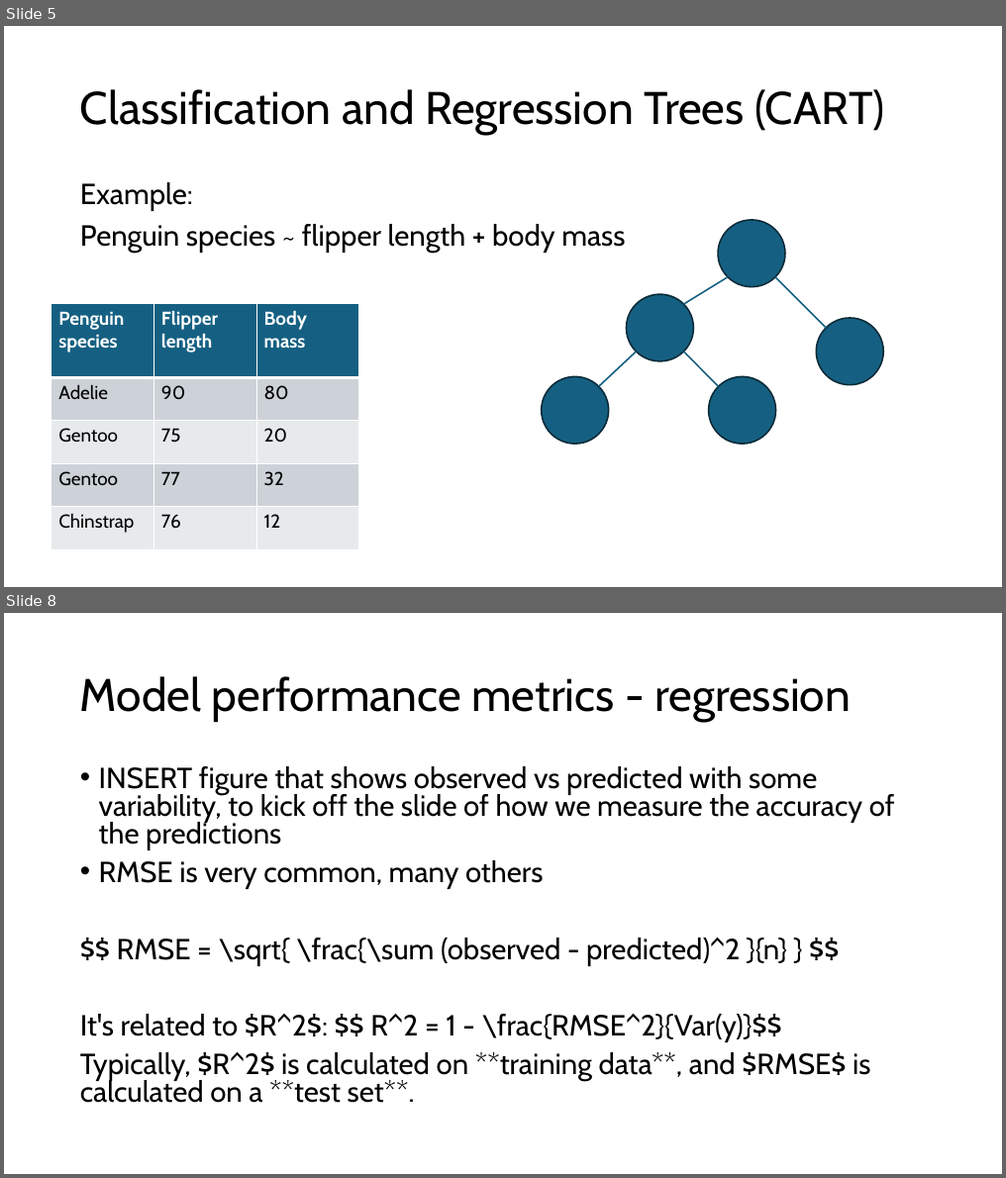
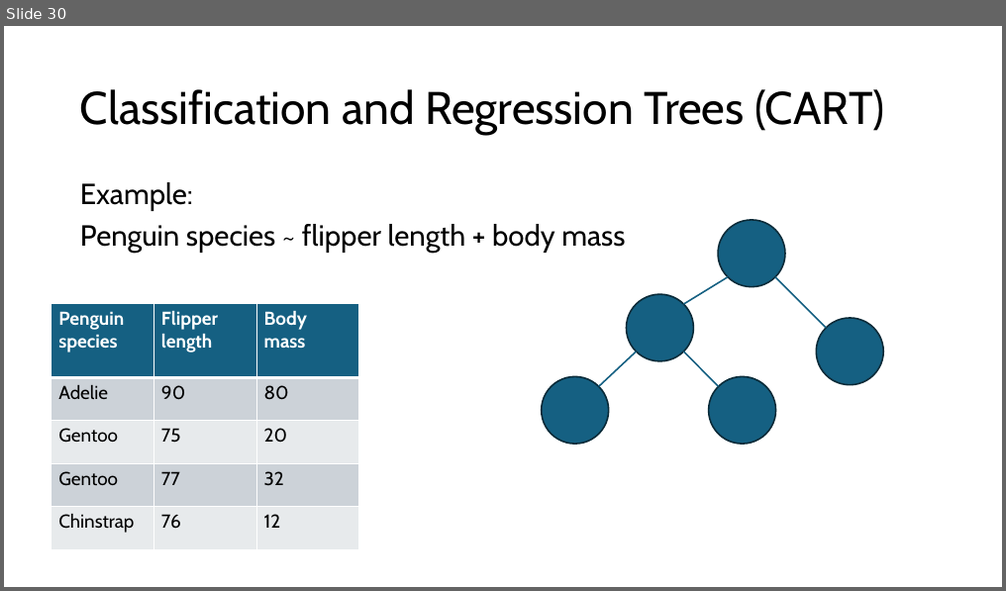
Before and after one commit to grantvagle/ml_methods_workshop, a slide deck: slides/02_model_eval_cv.pptx. Shown one above the other, each under a label of ours: slides 5 and 8 before the commit, slide 30 after it; the slides between them are not shown. The pictures are 1006x1178 and 1006x591 pixels, drawn with LibreOffice and Linux fonts; fonts in the diff are those of the drawing. Boxes give left, top, right and bottom in pixels: in the first picture for what was removed or moved away, otherwise in the second. Text is boxed around its words. In the diff, an @@ line names an element or a change of style, - is before the commit and + after.

```diff
--- a/slides/02_model_eval_cv.pptx
+++ b/slides/02_model_eval_cv.pptx
@@ slide 8 removed at bbox=[4, 613, 1002, 1174], background #FFFFFF @@
@@ title removed at bbox=[80, 676, 850, 722] @@
-Model performance metrics - regression
@@ text removed at bbox=[80, 766, 895, 1103] @@
-• INSERT figure that shows observed vs predicted with some variability, to kick off the slide of how we measure the accuracy of the predictions
-• RMSE is very common, many others
-$$ RMSE = \sqrt{ \frac{\sum (observed - predicted)^2 }{n} } $$
-It's related to $R^2$: $$ R^2 = 1 - \frac{RMSE^2}{Var(y)}$$
-Typically, $R^2$ is calculated on **training data**, and $RMSE$ is calculated on a **test set**.
@@ what was slide 5 is now slide 30 @@
```
Also in this commit, not shown: 4 slides changed, 24 slides added, 2 other slides removed.
